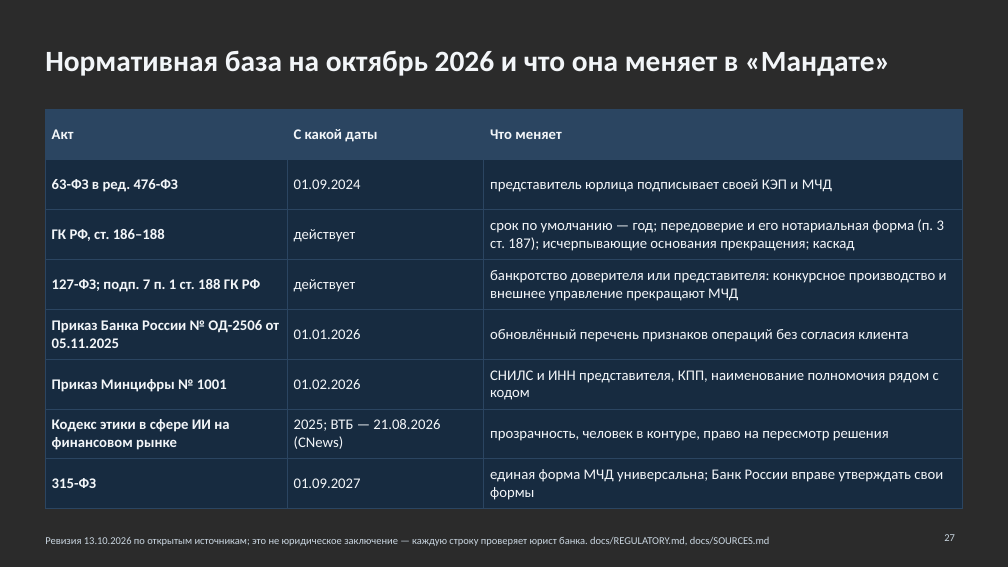
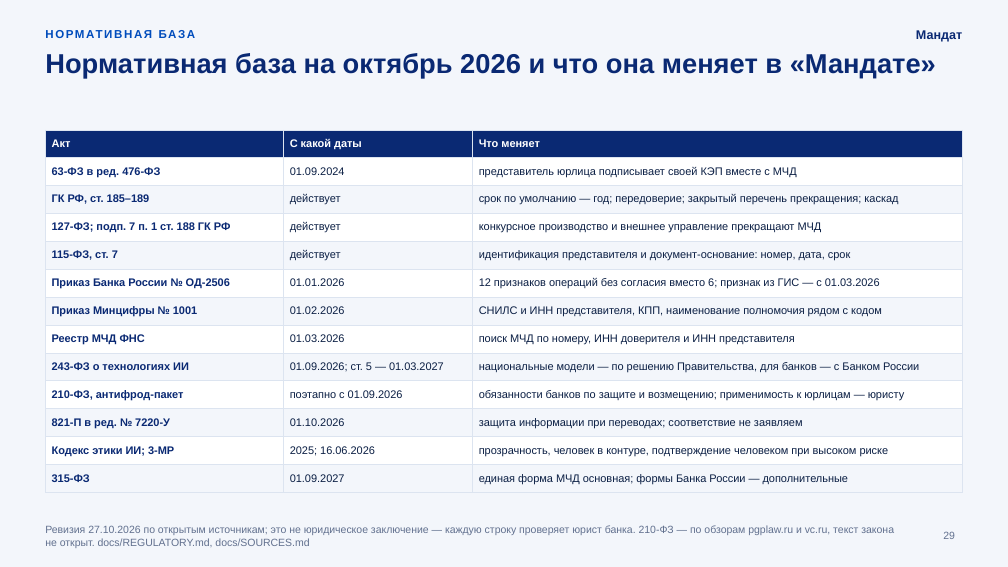
Before and after one commit to KonkovDV/Mandat, a slide deck: slide 29 of submission/slides/Mandat_VTB.pptx (slide 27 before the commit). Drawn at 1008x567 pixels with LibreOffice and Linux fonts; fonts in the diff are those of the drawing; background and template pictures are left out; a plain dark background stands for a picture behind light text. Boxes give left, top, right and bottom in pixels: in the first picture for what was removed or moved away, otherwise in the second. Text is boxed around its words. In the diff, an @@ line names an element or a change of style, - is before the commit and + after.

Commit message:
docs: rebuild the deck in the VTB palette with October 2026 data
- Slides use the VTB palette (navy 0A2973, cobalt 004CBC, sky 00AAFF) and
  Golos Text (ParaType, OFL); VTB Group UI is licensed to VTB Group only.
- graphics.js draws the background, project mark, authority graph and
  Lucide icons; SVG sources go to assets/svg for import into Figma.
- Numbers come from evidence.json of 27.10.2026: 1600 tests, median 2.4 ms,
  8814 fuzz mutations.
- New market and legal facts are recorded in CLAIMS_REGISTRY.md as
  M-15..M-19: Bank of Russia Q2 2026, Federal Law 210-FZ, the EOS case,
  the AMLA final draft RTS and the VTB POA + QES bundle.
- New slides: world practice and open standards; seven reviewer roles
  with their main objection and the answer.

```diff
--- a/submission/slides/Mandat_VTB.pptx
+++ b/submission/slides/Mandat_VTB.pptx
@@ background picture (left out) to #F3F6FB @@
@@ text added at (x1=45, y1=23, x2=726, y2=45), 11 pt, text #004CBC, bold @@
+НОРМАТИВНАЯ БАЗА
@@ title "Нормативная база на октябрь 2026 ..." at (x1=45, y1=53, x2=936, y2=78): size 28 to 26 pt, font Calibri to Arial, text colour #F3F6F9 to #0A2973; line spacing 1 to 0.95; vertical alignment middle to top @@
@@ text added at (x1=916, y1=30, x2=962, y2=42), 12 pt, text #0A2973, bold @@
+Мандат
@@ table at (x1=45, y1=130, x2=963, y2=489) @@
-row 2: 63-ФЗ в ред. 476-ФЗ | 01.09.2024 | представитель юрлица подписывает своей КЭП и МЧД
-row 3: ГК РФ, ст. 186–188 | действует | срок по умолчанию — год; передоверие и его нотариальная форма (п. 3 ст. 187); исчерпывающие основания прекращения; каскад
-row 4: 127-ФЗ; подп. 7 п. 1 ст. 188 ГК РФ | действует | банкротство доверителя или представителя: конкурсное производство и внешнее управление прекращают МЧД
-row 5: Приказ Банка России № ОД-2506 от 05.11.2025 | 01.01.2026 | обновлённый перечень признаков операций без согласия клиента
+row 2: 63-ФЗ в ред. 476-ФЗ | 01.09.2024 | представитель юрлица подписывает своей КЭП вместе с МЧД
+row 3: ГК РФ, ст. 185–189 | действует | срок по умолчанию — год; передоверие; закрытый перечень прекращения; каскад
+row 4: 127-ФЗ; подп. 7 п. 1 ст. 188 ГК РФ | действует | конкурсное производство и внешнее управление прекращают МЧД
+row 5: 115-ФЗ, ст. 7 | действует | идентификация представителя и документ-основание: номер, дата, срок
+row 6: Приказ Банка России № ОД-2506 | 01.01.2026 | 12 признаков операций без согласия вместо 6; признак из ГИС — с 01.03.2026
-row 7: Кодекс этики в сфере ИИ на финансовом рынке | 2025; ВТБ — 21.08.2026 (CNews) | прозрачность, человек в контуре, право на пересмотр решения
-row 8: 315-ФЗ | 01.09.2027 | единая форма МЧД универсальна; Банк России вправе утверждать свои формы
+row 8: Реестр МЧД ФНС | 01.03.2026 | поиск МЧД по номеру, ИНН доверителя и ИНН представителя
+row 9: 243-ФЗ о технологиях ИИ | 01.09.2026; ст. 5 — 01.03.2027 | национальные модели — по решению Правительства, для банков — с Банком России
+row 10: 210-ФЗ, антифрод-пакет | поэтапно с 01.09.2026 | обязанности банков по защите и возмещению; применимость к юрлицам — юристу
+row 11: 821-П в ред. № 7220-У | 01.10.2026 | защита информации при переводах; соответствие не заявляем
+row 12: Кодекс этики ИИ; 3-МР | 2025; 16.06.2026 | прозрачность, человек в контуре, подтверждение человеком при высоком риске
+row 13: 315-ФЗ | 01.09.2027 | единая форма МЧД основная; формы Банка России — дополнительные
@@ table resized from (x1=45, y1=110, x2=963, y2=504) to (x1=45, y1=130, x2=963, y2=489) @@
@@ text at (x1=45, y1=525, x2=894, y2=548): text changed; font Calibri to Arial; text colour #C9D5E0 to #62718F @@
-Ревизия 13.10.2026 по открытым источникам; это не юридическое заключение — каждую строку проверяет юрист банка. docs/REGULATORY.md, docs/SOURCES.md
+Ревизия 27.10.2026 по открытым источникам; это не юридическое заключение — каждую строку проверяет юрист банка. 210-ФЗ — по обзорам pgplaw.ru и vc.ru, текст закона не открыт. docs/REGULATORY.md, docs/SOURCES.md
@@ page number added at (x1=943, y1=531, x2=955, y2=539), 10 pt, text #62718F @@
+29
@@ page number removed at (x1=944, y1=534, x2=955, y2=541) @@
-27
```
Also in this commit, not shown: 26 other slides changed, 3 slides added, 1 slide removed, 26 other files.
